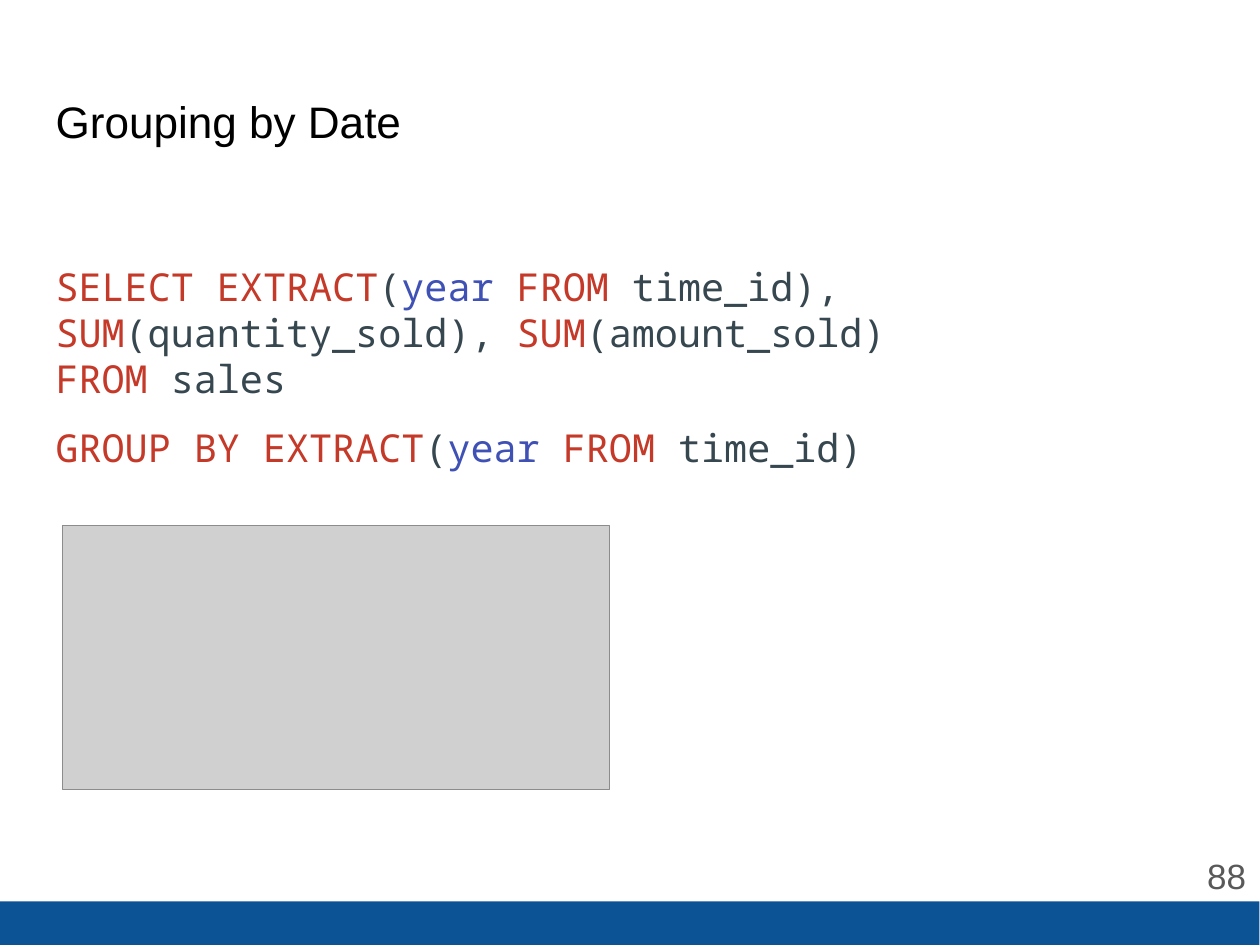
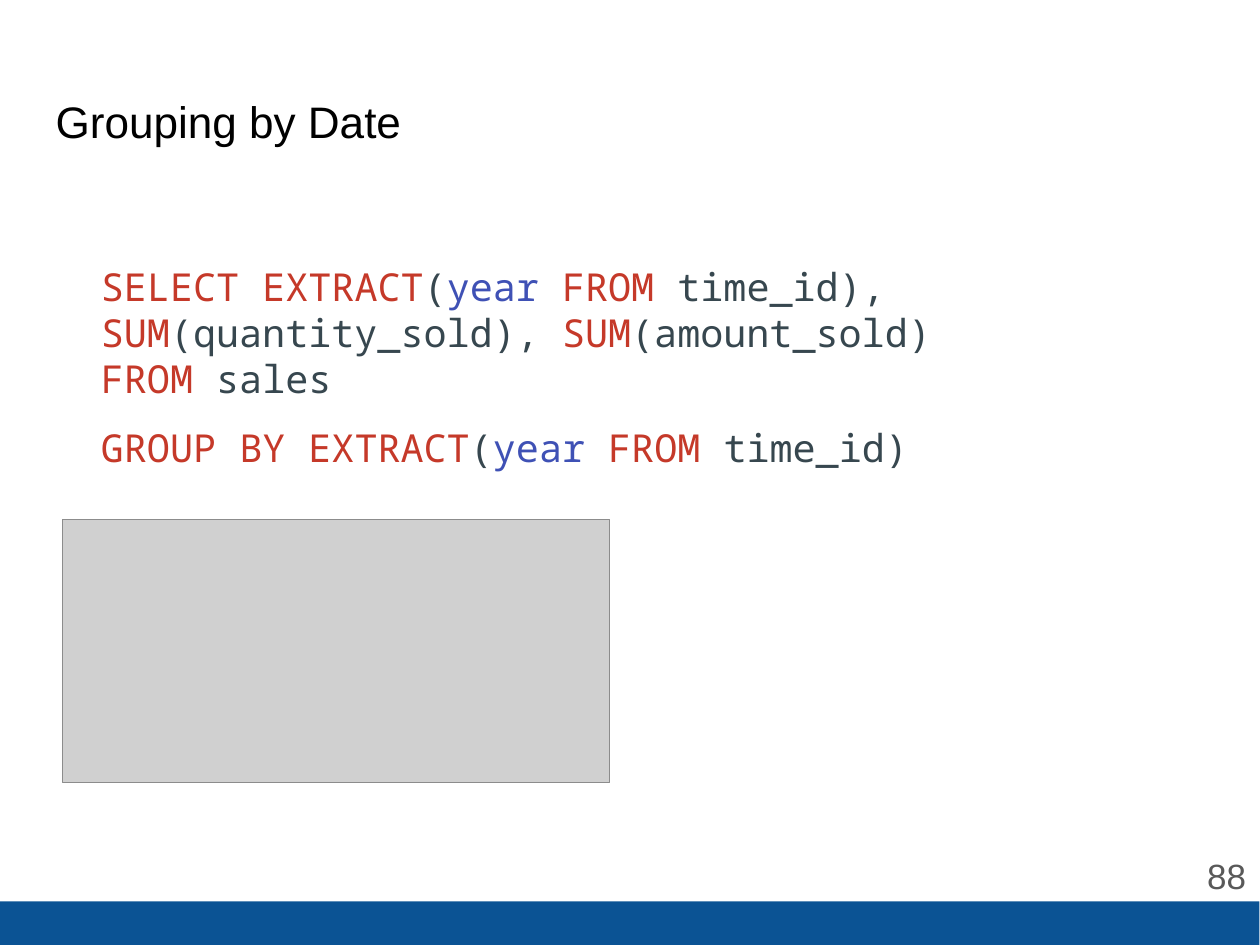
Before and after one commit to eamonnk/wwd_9910_thurs, a slide deck: slide 88 of content/[WWD] Lecture 4 - Intro SQL.pptx. Drawn at 1260x945 pixels with LibreOffice and Linux fonts; fonts in the diff are those of the drawing; grey boxes stand for pictures. Boxes give left, top, right and bottom in pixels: in the first picture for what was removed or moved away, otherwise in the second. Text is boxed around its words. In the diff, an @@ line names an element or a change of style, - is before the commit and + after.

```diff
--- a/content/[WWD] Lecture 4 - Intro SQL.pptx
+++ b/content/[WWD] Lecture 4 - Intro SQL.pptx
@@ text "SELECT EXTRACT(year FROM time_id), SUM(quantity_sold), ...": place and size @@
-text "SELECT EXTRACT(year FROM time_id), SUM(quantity_sold), ..." at (56,271,886,472)
+text "SELECT EXTRACT(year FROM time_id), SUM(quantity_sold), ..." at (101,271,931,472)
@@ picture: place and size @@
-picture at (63,525,610,789)
+picture at (63,519,610,782)
```
Also in this commit, not shown: 9 other slides changed, 28 other files.
